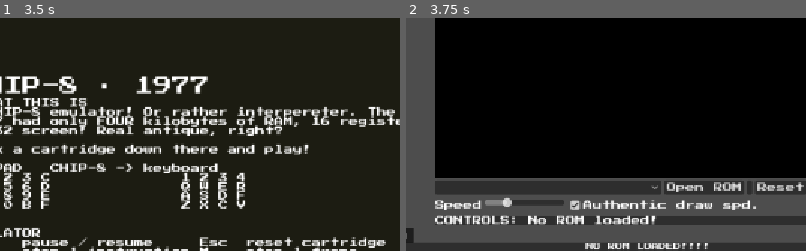
Above: before the commit, frames 1-2 (left to right).
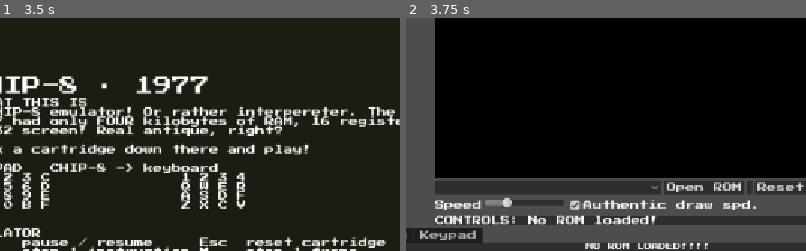
Above: after the commit, the same moments.

Repository: UnderstoodUseYourUsernameHere/chip-8-emulator
Game: Godot game, scene res://scenes/main.tscn
The game is run twice, just before and just after one commit, with the same random seed, the same clock (stepped at 60 frames per second) and the same inputs.
Inputs (mouse positions are % of the whole screen's width and height, from its top left):
- Up to frame 1 (3.5 s): click "Reset" at 0.5 s; click (39, 50) at 1.25 s; click "Open ROM" at 2 s; click "Authentic draw spd." at 2.75 s
- Up to frame 2 (3.75 s): click "POWER ON" at 3.5 s
The pictures show only the part of the screen within x 21-71%, y 13-63%; the shares and areas given below are measured in that part.

Frame 1 is identical in both runs. In frame 2, 1.0% of the frame differs, in the area x 2-20%, y 90-97%.
Error before the commit: Out of bounds get index '0' (on base: 'PackedByteArray') (res://scripts/main.gd:553)
Error after the commit: Out of bounds get index '0' (on base: 'PackedByteArray') (res://scripts/main.gd:603)

Commit message:
Add keypad next to memory section and highlighted input

Diff:
--- a/scenes/main.tscn
+++ b/scenes/main.tscn
@@ -156,6 +156,20 @@
 unique_name_in_owner = true
 layout_mode = 2
 
+[node name="Keypad" type="VBoxContainer" parent="MarginContainer/MainColumn/Debugger" unique_id=1984484417]
+visible = false
+layout_mode = 2
+metadata/_tab_index = 3
+
+[node name="Label" type="Label" parent="MarginContainer/MainColumn/Debugger/Keypad" unique_id=1602792806]
+layout_mode = 2
+text = "Top: CHIP-8 key.   Bottom: Keyboard key.  "
+
+[node name="KeypadGrid" type="GridContainer" parent="MarginContainer/MainColumn/Debugger/Keypad" unique_id=734420398]
+unique_name_in_owner = true
+layout_mode = 2
+columns = 4
+
 [node name="HelpOverlay" type="PanelContainer" parent="." unique_id=178006775]
 unique_name_in_owner = true
 visible = false
--- a/scripts/main.gd
+++ b/scripts/main.gd
@@ -10,6 +10,7 @@
 @onready var controls_label: Label = $%ControlsLabel
 @onready var speed_slider: HSlider = $%SpeedSlider
 @onready var wait_check: CheckBox = $%WaitCheck
+@onready var keypad_grid: GridContainer = $%KeypadGrid
 
 const FONT_START := 0x50
 const FONT := [
@@ -42,6 +43,15 @@
 var keys_used := {}
 var announced_any_key := false
 
+const KEYPAD_ORDER := [
+	0x1, 0x2, 0x3, 0xC,
+	0x4, 0x5, 0x6, 0xD,
+	0x7, 0x8, 0x9, 0xE,
+	0xA, 0x0, 0xB, 0xF
+]
+var pad_keys := PackedByteArray()
+var pad_buttons := {}
+
 const ROM_FOLDERS := ["res://roms", "res://games"]
 var rom_names: Array[String] = []
 var rom_paths := {}
@@ -137,6 +147,7 @@
 	rng.randomize()
 	keys.resize(16)
 	keys.fill(0)
+	pad_keys.fill(0)
 	keys_used.clear()
 	announced_any_key = false
 	faulted = false
@@ -199,6 +210,45 @@
 	%ResetButton.pressed.connect(reset_rom)
 	for b in [%PauseButton, %ResetButton, %OpenButton, %HelpButton]:
 		b.focus_mode = Control.FOCUS_NONE
+
+func setup_keypad() -> void:
+	pad_keys.resize(16)
+	pad_keys.fill(0)
+
+	for key in KEYPAD_ORDER:
+		var button := Button.new()
+
+		button.text = "%X\n%s" % [
+			key,
+			OS.get_keycode_string(KEYMAP[key])
+		]
+		button.custom_minimum_size = Vector2(64, 44)
+		button.focus_mode = Control.FOCUS_NONE
+
+		button.button_down.connect(
+			_on_keypad_changed.bind(key, true)
+		)
+
+		button.button_up.connect(
+			_on_keypad_changed.bind(key, false)
+		)
+
+		keypad_grid.add_child(button)
+		pad_buttons[key] = button
+
+func _on_keypad_changed(key: int, down: bool) -> void:
+	pad_keys[key] = 1 if down else 0
+
+func refresh_keypad() -> void:
+	for key in KEYPAD_ORDER:
+		var button: Button = pad_buttons[key]
+
+		if keys.size() == 16 and keys[key] == 1:
+			button.modulate = Color("#8fffa0")
+		elif keys_used.has(key):
+			button.modulate = Color("#ffd27f")
+		else:
+			button.modulate = Color.WHITE
 
 func setup_settings() -> void:
 	speed_slider.value = instructions_per_frame
@@ -299,7 +349,7 @@
 	last_pc = snapshot["last_pc"]
 	last_opcode = snapshot["last_opcode"]
 
-	keys_used = snapshot["keys_used"]
+	keys_used = snapshot["keys_used"].duplicate()
 	announced_any_key = snapshot["announced_any_key"]
 
 	rng.seed = snapshot["rng_seed"]
@@ -449,7 +499,7 @@
 		KEY_F1:
 			show_help(true)
 
-		KEY_0:
+		KEY_O:
 			open_rom_dialog()
 
 		_:
@@ -560,7 +610,10 @@
 		return
 
 	for k in 16:
-		keys[k] = 1 if Input.is_physical_key_pressed(KEYMAP[k]) else 0
+		var keyboard_down := Input.is_physical_key_pressed(KEYMAP[k])
+		var pad_down := pad_keys[k] == 1
+
+		keys[k] = 1 if keyboard_down or pad_down else 0
 
 func note_key(k: int) -> void:
 	if keys_used.has(k):
@@ -579,6 +632,7 @@
 	setup_open_dialog()
 	setup_settings()
 	setup_toolbar()
+	setup_keypad()
 	_on_rom_selected(0)
 	breakpoint_edit.text_submitted.connect(_on_breakpoint_submitted)
 
@@ -606,6 +660,7 @@
 	update_disassembly()
 	update_memory_view()
 	update_controls_label()
+	refresh_keypad()
 
 func run_frame() -> void:
 	if not rom_loaded or faulted:
@@ -652,6 +707,7 @@
 		paused_before_help = paused
 		paused = true
 		beep.stop()
+		pad_keys.fill(0)
 	else:
 		paused = paused_before_help
 
@@ -659,7 +715,7 @@
 	var should_beep := (
 		sound_timer > 0
 		and not paused
-		and not rom_loaded
+		and rom_loaded
 		and not rewinding
 	)
 	if should_beep and not beep.playing:
